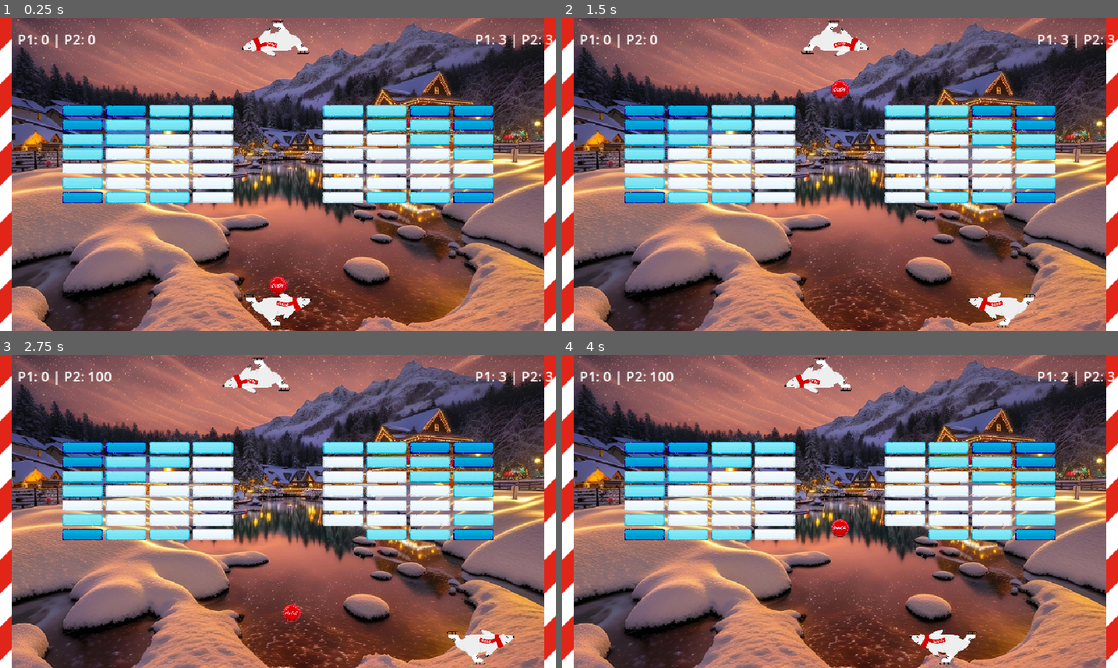
Above: before the commit, frames 1-4 (two rows, left to right).
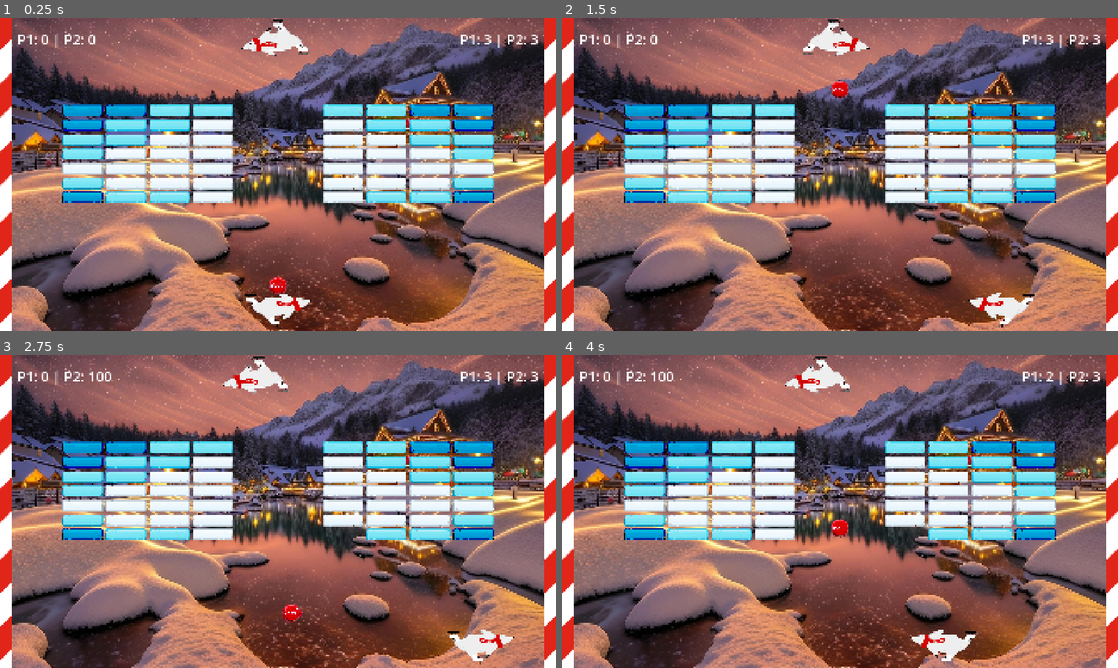
Above: after the commit, the same moments.

Repository: Alwedion/cocacolanoid
Game: Godot game, scene res://Scenes/arkanoid.tscn
Two runs of this game, one before a commit and one after it. Both use one fixed random seed, a clock stepped at 60 frames per second and the inputs below.
Inputs:
- Up to frame 1 (0.25 s): no input
- Up to frame 2 (1.5 s): tap Enter (ui_accept) at 0.5, 0.77 s; hold D (p1_right) 0.53-1.28 s; tap Left (p2_left) at 0.6 s; hold A (p1_left) from 1.28 s (still down); tap Right (p2_right) at 1.35 s
- Up to frame 3 (2.75 s): tap Enter (ui_accept) at 1.52 s; release A (p1_left) at 2.03 s; hold D (p1_right) from 2.03 s (still down); tap Left (p2_left) at 2.1 s
- Up to frame 4 (4 s): tap Right (p2_right) at 2.85 s; tap Enter (ui_accept) at 3.02, 3.5, 3.77 s; release D (p1_right) at 3.53 s; hold A (p1_left) from 3.53 s (still down); tap Left (p2_left) at 3.6 s

The runs differ from the first frame. In frame 1, 11% of the frame differs, in the area x 0-100%, y 0-100%; in frame 2, 11%; in frame 3, 11%; in frame 4, 11%.

Commit message:
...

Diff:
--- a/Scenes/HardBrick.tscn
+++ b/Scenes/HardBrick.tscn
@@ -6,7 +6,7 @@
 [ext_resource type="Texture2D" uid="uid://cg5miefqyyr1p" path="res://Assets/Hard Block.png" id="4_0umj0"]
 
 [sub_resource type="RectangleShape2D" id="RectangleShape2D_pn5wc"]
-size = Vector2(70, 20)
+size = Vector2(140, 40)
 
 [node name="Brick" type="StaticBody2D" unique_id=1556933038 groups=["brick"]]
 script = ExtResource("1_qwbei")
@@ -20,5 +20,5 @@
 
 [node name="Sprite2D" type="Sprite2D" parent="." unique_id=98275679]
 position = Vector2(1.1920929e-07, 0)
-scale = Vector2(0.016203703, 0.020833332)
+scale = Vector2(0.032407406, 0.041666664)
 texture = ExtResource("4_0umj0")
--- a/Scenes/MediumBrick.tscn
+++ b/Scenes/MediumBrick.tscn
@@ -5,7 +5,7 @@
 [ext_resource type="Texture2D" uid="uid://bnmkbhicbep7r" path="res://Assets/Medium Block.png" id="3_g75q5"]
 
 [sub_resource type="RectangleShape2D" id="RectangleShape2D_pn5wc"]
-size = Vector2(70, 20)
+size = Vector2(140, 40)
 
 [node name="Brick" type="StaticBody2D" unique_id=1556933038 groups=["brick"]]
 script = ExtResource("1_t0t6c")
@@ -19,5 +19,5 @@
 
 [node name="Sprite2D" type="Sprite2D" parent="." unique_id=98275679]
 position = Vector2(1.1920929e-07, 0)
-scale = Vector2(0.016203703, 0.020833332)
+scale = Vector2(0.032407406, 0.041666664)
 texture = ExtResource("3_g75q5")
--- a/Scenes/NormalBrick.tscn
+++ b/Scenes/NormalBrick.tscn
@@ -4,7 +4,7 @@
 [ext_resource type="Texture2D" uid="uid://bw74jufw6hpr6" path="res://Assets/Soft Block.png" id="3_wm4b8"]
 
 [sub_resource type="RectangleShape2D" id="RectangleShape2D_pn5wc"]
-size = Vector2(70, 20)
+size = Vector2(140, 40)
 
 [node name="Brick" type="StaticBody2D" unique_id=1556933038 groups=["brick"]]
 script = ExtResource("1_hqb1c")
@@ -14,5 +14,5 @@
 
 [node name="Sprite2D" type="Sprite2D" parent="." unique_id=98275679]
 position = Vector2(1.1920929e-07, 0)
-scale = Vector2(0.016203703, 0.020833332)
+scale = Vector2(0.032407406, 0.041666664)
 texture = ExtResource("3_wm4b8")
--- a/Scenes/arkanoid.tscn
+++ b/Scenes/arkanoid.tscn
@@ -13,16 +13,16 @@
 [ext_resource type="PackedScene" uid="uid://bhi0uwd62pvlu" path="res://Scenes/double_ball.tscn" id="11_d26ff"]
 
 [sub_resource type="RectangleShape2D" id="RectangleShape2D_guh18"]
-size = Vector2(120, 20)
+size = Vector2(240, 40)
 
 [sub_resource type="RectangleShape2D" id="RectangleShape2D_djfhu"]
-size = Vector2(960, 20)
+size = Vector2(1920, 40)
 
 [sub_resource type="RectangleShape2D" id="RectangleShape2D_nccni"]
-size = Vector2(20, 540)
+size = Vector2(40, 1080)
 
 [sub_resource type="RectangleShape2D" id="RectangleShape2D_6l4ap"]
-size = Vector2(20, 540)
+size = Vector2(40, 1080)
 
 [sub_resource type="CircleShape2D" id="CircleShape2D_guh18"]
 radius = 8.0
@@ -30,7 +30,7 @@
 [node name="Arkanoid" type="Node2D" unique_id=1074859914]
 
 [node name="Player1Paddle" type="CharacterBody2D" parent="." unique_id=1818522318]
-position = Vector2(480, 490)
+position = Vector2(960, 980)
 collision_layer = 4
 script = ExtResource("1_e3c5b")
 
@@ -38,12 +38,12 @@
 shape = SubResource("RectangleShape2D_guh18")
 
 [node name="Sprite2D" type="Sprite2D" parent="Player1Paddle" unique_id=1332949793]
-position = Vector2(2.0000129, 11.999996)
-scale = Vector2(0.2727838, 0.22520524)
+position = Vector2(4, 24)
+scale = Vector2(0.5455676, 0.45041048)
 texture = ExtResource("2_5y7lg")
 
 [node name="Player2Paddle" type="CharacterBody2D" parent="." unique_id=841086277]
-position = Vector2(475, 49)
+position = Vector2(950, 98)
 collision_layer = 4
 script = ExtResource("1_e3c5b")
 player_id = 2
@@ -52,8 +52,8 @@
 shape = SubResource("RectangleShape2D_guh18")
 
 [node name="Sprite2D" type="Sprite2D" parent="Player2Paddle" unique_id=178539643]
-position = Vector2(-0.9999869, -12)
-scale = Vector2(0.2727838, 0.22520524)
+position = Vector2(-2, -24)
+scale = Vector2(0.5455676, 0.45041048)
 texture = ExtResource("2_5y7lg")
 flip_h = true
 flip_v = true
@@ -61,7 +61,7 @@
 [node name="Walls" type="Node2D" parent="." unique_id=699596688]
 
 [node name="Top" type="StaticBody2D" parent="Walls" unique_id=1681111755]
-position = Vector2(477, -217)
+position = Vector2(954, -434)
 collision_layer = 3
 
 [node name="CollisionShape2D" type="CollisionShape2D" parent="Walls/Top" unique_id=591146945]
@@ -69,33 +69,36 @@
 
 [node name="Sprite2D" type="Sprite2D" parent="Walls/Top" unique_id=1106856901]
 rotation = 1.5707964
+scale = Vector2(2, 2)
 texture = ExtResource("3_hnee1")
 
 [node name="Left" type="StaticBody2D" parent="Walls" unique_id=1876122777]
-position = Vector2(10, 270)
+position = Vector2(20, 540)
 collision_layer = 3
 
 [node name="CollisionShape2D" type="CollisionShape2D" parent="Walls/Left" unique_id=674377675]
 shape = SubResource("RectangleShape2D_nccni")
 
 [node name="Sprite2D" type="Sprite2D" parent="Walls/Left" unique_id=103057302]
-position = Vector2(0, -138)
+position = Vector2(0, -276)
+scale = Vector2(2, 2)
 texture = ExtResource("3_hnee1")
 
 [node name="Right" type="StaticBody2D" parent="Walls" unique_id=218471002]
-position = Vector2(950, 270)
+position = Vector2(1900, 540)
 collision_layer = 3
 
 [node name="CollisionShape2D" type="CollisionShape2D" parent="Walls/Right" unique_id=1853430737]
 shape = SubResource("RectangleShape2D_6l4ap")
 
 [node name="Sprite2D" type="Sprite2D" parent="Walls/Right" unique_id=482422705]
-position = Vector2(0, -138)
+position = Vector2(0, -276)
+scale = Vector2(2, 2)
 texture = ExtResource("3_hnee1")
 
 [node name="Ball" type="CharacterBody2D" parent="." unique_id=1347679701]
-position = Vector2(480, 433)
-scale = Vector2(2, 2)
+position = Vector2(960, 866)
+scale = Vector2(4, 4)
 collision_layer = 2
 collision_mask = 5
 script = ExtResource("2_01gq6")
@@ -125,20 +128,25 @@
 [node name="UI" type="CanvasLayer" parent="." unique_id=2134908235]
 
 [node name="ScoreLabel" type="Label" parent="UI" unique_id=254017388]
-offset_left = 30.0
-offset_top = 20.0
-offset_right = 99.0
-offset_bottom = 43.0
-theme_override_font_sizes/font_size = 24
+offset_left = 60.0
+offset_top = 40.0
+offset_right = 198.0
+offset_bottom = 86.0
+theme_override_font_sizes/font_size = 48
 text = "PUNTAJE: 0"
 
 [node name="LivesLabel" type="Label" parent="UI" unique_id=735886106]
-offset_left = 820.0
-offset_top = 20.0
-offset_right = 879.0
-offset_bottom = 43.0
-theme_override_font_sizes/font_size = 24
+anchors_preset = 1
+anchor_left = 1.0
+anchor_right = 1.0
+offset_left = -460.0
+offset_top = 40.0
+offset_right = -60.0
+offset_bottom = 86.0
+grow_horizontal = 0
+theme_override_font_sizes/font_size = 48
 text = "VIDAS: 3"
+horizontal_alignment = 2
 
 [node name="GameOverPanel" type="Panel" parent="UI" unique_id=529794973]
 visible = false
@@ -147,10 +155,10 @@
 anchor_top = 0.5
 anchor_right = 0.5
 anchor_bottom = 0.5
-offset_left = -175.0
-offset_top = -110.0
-offset_right = 175.0
-offset_bottom = 110.0
+offset_left = -350.0
+offset_top = -220.0
+offset_right = 350.0
+offset_bottom = 220.0
 grow_horizontal = 2
 grow_vertical = 2
 
@@ -161,36 +169,39 @@
 anchor_bottom = 1.0
 grow_horizontal = 2
 grow_vertical = 2
-theme_override_constants/separation = 15
+theme_override_constants/separation = 30
 alignment = 1
 
 [node name="TitleLabel" type="Label" parent="UI/GameOverPanel/VBoxContainer" unique_id=275808741]
 layout_mode = 2
+theme_override_font_sizes/font_size = 32
 text = "GAME OVER"
 horizontal_alignment = 1
 
 [node name="FinalScoreLabel" type="Label" parent="UI/GameOverPanel/VBoxContainer" unique_id=1083561388]
 layout_mode = 2
+theme_override_font_sizes/font_size = 32
 text = "PUNTAJE: 0"
 horizontal_alignment = 1
 
 [node name="RestartButton" type="Button" parent="UI/GameOverPanel/VBoxContainer" unique_id=70309281]
 layout_mode = 2
+theme_override_font_sizes/font_size = 32
 text = "REINICIAR"
 
 [node name="PauseMenuPanel" type="Panel" parent="UI" unique_id=2093461340]
 process_mode = 2
 visible = false
-custom_minimum_size = Vector2(300, 250)
+custom_minimum_size = Vector2(600, 500)
 anchors_preset = 8
 anchor_left = 0.5
 anchor_top = 0.5
 anchor_right = 0.5
 anchor_bottom = 0.5
-offset_left = -150.0
-offset_top = -125.0
-offset_right = 150.0
-offset_bottom = 125.0
+offset_left = -300.0
+offset_top = -250.0
+offset_right = 300.0
+offset_bottom = 250.0
 grow_horizontal = 2
 grow_vertical = 2
 
@@ -201,28 +212,33 @@
 anchor_bottom = 1.0
 grow_horizontal = 2
 grow_vertical = 2
-theme_override_constants/separation = 12
+theme_override_constants/separation = 24
 
 [node name="TitleLabel" type="Label" parent="UI/PauseMenuPanel/VBoxContainer" unique_id=1996875769]
 layout_mode = 2
+theme_override_font_sizes/font_size = 32
 text = "PAUSADO"
 horizontal_alignment = 1
 
 [node name="ResumeButton" type="Button" parent="UI/PauseMenuPanel/VBoxContainer" unique_id=1612503208]
 layout_mode = 2
+theme_override_font_sizes/font_size = 32
 text = "Continuar"
 
 [node name="RestartButton" type="Button" parent="UI/PauseMenuPanel/VBoxContainer" unique_id=636848956]
 layout_mode = 2
+theme_override_font_sizes/font_size = 32
 text = "Reiniciar"
 
 [node name="MainMenuButton" type="Button" parent="UI/PauseMenuPanel/VBoxContainer" unique_id=1554704343]
 layout_mode = 2
+theme_override_font_sizes/font_size = 32
 text = "Volver al Menu Principal"
 
 [node name="Background" type="Sprite2D" parent="." unique_id=1966947369]
 z_index = -10
-position = Vector2(480, 270)
+position = Vector2(960, 540)
+scale = Vector2(2, 2)
 texture = ExtResource("9_8kbsk")
 
 [connection signal="pressed" from="UI/GameOverPanel/VBoxContainer/RestartButton" to="Level" method="_on_restart_button_pressed"]
--- a/Scenes/double_ball.tscn
+++ b/Scenes/double_ball.tscn
@@ -7,7 +7,7 @@
 radius = 12.0
 
 [node name="DoubleBall" type="StaticBody2D" unique_id=1171227847 groups=["double_ball_modifier"]]
-scale = Vector2(1.395, 1.395)
+scale = Vector2(2.79, 2.79)
 collision_mask = 2
 script = ExtResource("1_gmp31")
 
--- a/Scenes/main_menu.tscn
+++ b/Scenes/main_menu.tscn
@@ -21,23 +21,25 @@
 
 [node name="VBoxContainer" type="VBoxContainer" parent="CenterContainer" unique_id=172370428]
 layout_mode = 2
-theme_override_constants/separation = 18
+theme_override_constants/separation = 36
 alignment = 1
 
 [node name="TitleLabel" type="Label" parent="CenterContainer/VBoxContainer" unique_id=418634322]
 layout_mode = 2
-theme_override_font_sizes/font_size = 48
+theme_override_font_sizes/font_size = 96
 text = "ARKANOID"
 horizontal_alignment = 1
 
 [node name="SinglePlayerButton" type="Button" parent="CenterContainer/VBoxContainer" unique_id=1337610581]
-custom_minimum_size = Vector2(260, 54)
+custom_minimum_size = Vector2(520, 108)
 layout_mode = 2
+theme_override_font_sizes/font_size = 40
 text = "Single Player"
 
 [node name="TwoPlayersButton" type="Button" parent="CenterContainer/VBoxContainer" unique_id=987215110]
-custom_minimum_size = Vector2(260, 54)
+custom_minimum_size = Vector2(520, 108)
 layout_mode = 2
+theme_override_font_sizes/font_size = 40
 text = "Two Players"
 
 [connection signal="pressed" from="CenterContainer/VBoxContainer/SinglePlayerButton" to="." method="_on_single_player_button_pressed"]
--- a/Scripts/ball.gd
+++ b/Scripts/ball.gd
@@ -1,6 +1,6 @@
 extends CharacterBody2D
 
-@export var speed := 350.0
+@export var speed := 700.0
 
 var launched := false
 var last_player_id := 0
@@ -14,18 +14,18 @@
 	)
 
 	# Player 1 loses the ball at the bottom.
-	if global_position.y > 560.0:
+	if global_position.y > 1120.0:
 		print("Player 1 missed!")
 		ball_lost(1)
 
 	# Only check the top boundary in two-player mode.
-	elif game_mode == "two_players" and global_position.y < -20.0:
+	elif game_mode == "two_players" and global_position.y < -40.0:
 		print("Player 2 missed!")
 		ball_lost(2)
 
 func _physics_process(delta: float) -> void:
 	if not launched:
-		global_position = Vector2(480, 462)
+		global_position = Vector2(960, 924)
 
 		if Input.is_action_just_pressed("ui_accept"):
 			launched = true
@@ -54,7 +54,7 @@
 func bounce_from_paddle(paddle: CharacterBody2D) -> void:
 	last_player_id = paddle.player_id
 	print("Last hit by Player: ", last_player_id)
-	var paddle_width := 120.0
+	var paddle_width := 240.0
 
 	# How far from the center did the ball hit?
 	var hit_position := global_position.x - paddle.global_position.x
--- a/Scripts/level.gd
+++ b/Scripts/level.gd
@@ -11,16 +11,16 @@
 
 @export var starting_lives := 3
 
-@export var brick_size := Vector2(70.0, 20.0)
-@export var spacing := Vector2(5.0, 5.0)
-@export var start_y := 100.0
+@export var brick_size := Vector2(140.0, 40.0)
+@export var spacing := Vector2(10.0, 10.0)
+@export var start_y := 200.0
 
 @export var pause_menu_panel: Control
 @export var double_ball_modifier_scene: PackedScene
 
 @export var modifier_spawn_area := Rect2(
-	Vector2(70, 130),
-	Vector2(820, 280)
+	Vector2(140, 260),
+	Vector2(1640, 560)
 )
 
 @export var modifier_spawn_interval := 10.0
@@ -52,7 +52,7 @@
 	[3, 2, 2, 1, 0, 0, 1, 2, 2, 3]
 ]
 
-@export var two_player_start_y := 160.0
+@export var two_player_start_y := 320.0
 
 
 func _ready() -> void:
@@ -63,9 +63,9 @@
 
 	if top_wall:
 		if game_mode == "single_player":
-			top_wall.position.y = 10.0
-		else:
-			top_wall.position.y = -217.0
+			top_wall.position.y = 20.0
+		else:
+			top_wall.position.y = -434.0
 	player1_lives = starting_lives
 
 	if game_mode == "two_players":
@@ -124,7 +124,7 @@
 	)
 
 	var start_x := (
-		960.0 - total_width
+		1920.0 - total_width
 	) / 2.0 + brick_size.x / 2.0
 
 	for row in range(rows):
--- a/Scripts/paddle.gd
+++ b/Scripts/paddle.gd
@@ -1,6 +1,6 @@
 extends CharacterBody2D
 
-@export var speed := 500.0
+@export var speed := 1000.0
 @export var player_id := 1
 
 func _ready() -> void:
--- a/project.godot
+++ b/project.godot
@@ -17,8 +17,9 @@
 
 [display]
 
-window/size/viewport_width=960
-window/size/viewport_height=540
+window/size/viewport_width=1920
+window/size/viewport_height=1080
+window/size/mode=3
 window/stretch/mode="canvas_items"
 window/stretch/aspect="expand"
 
